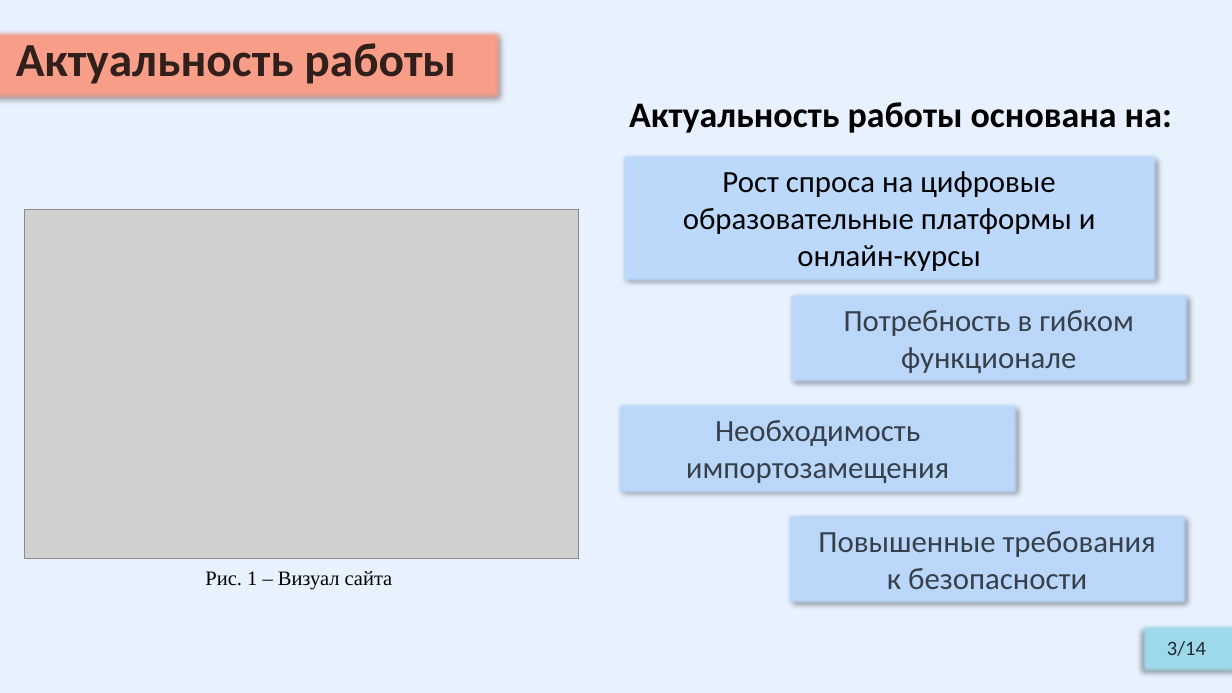
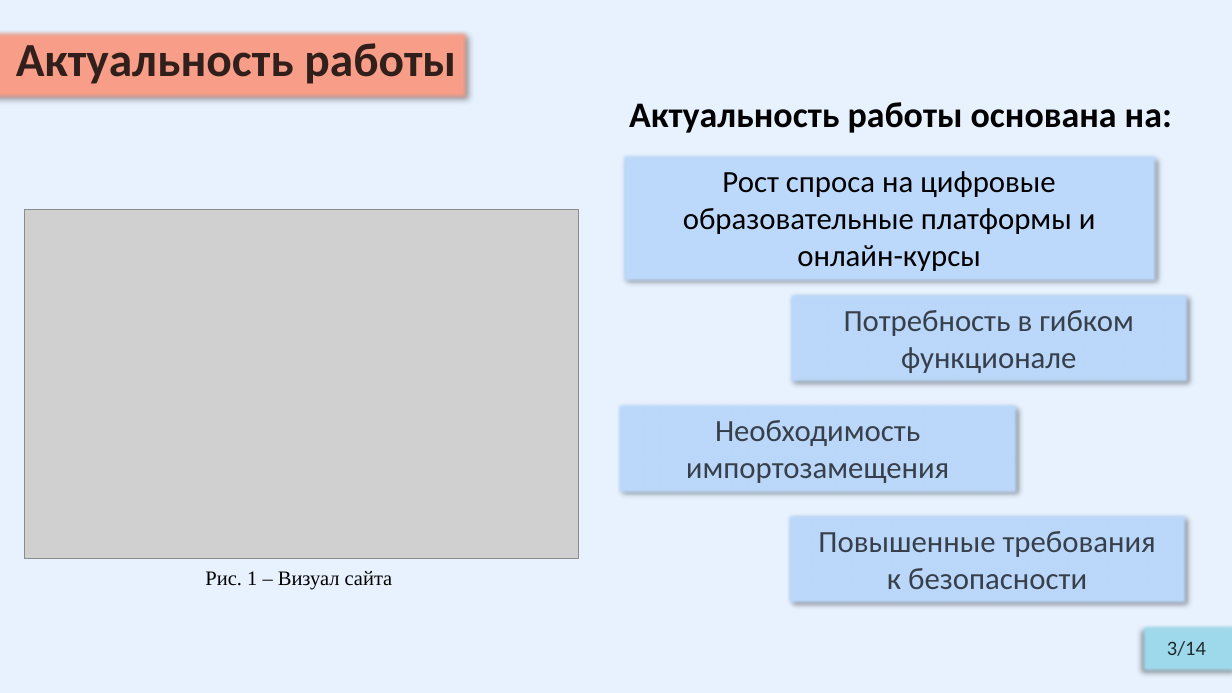
Before and after one commit to Relax-FM/Diploma, a slide deck: slide 3 of master/Diploma/presentation/OnyushevA_RK6-41M.pptx. Drawn at 1232x693 pixels with LibreOffice and Linux fonts; fonts in the diff are those of the drawing; grey boxes stand for pictures. Boxes give left, top, right and bottom in pixels: in the first picture for what was removed or moved away, otherwise in the second. Text is boxed around its words. In the diff, an @@ line names an element or a change of style, - is before the commit and + after.

```diff
--- a/master/Diploma/presentation/OnyushevA_RK6-41M.pptx
+++ b/master/Diploma/presentation/OnyushevA_RK6-41M.pptx
@@ subtitle "Актуальность работы": place and size @@
-subtitle "Актуальность работы" at (0,30,501,100)
+subtitle "Актуальность работы" at (0,30,469,100)
```
Also in this commit, not shown: 8 other slides changed, 4 slides added, 4 slides removed, 6 other files.
